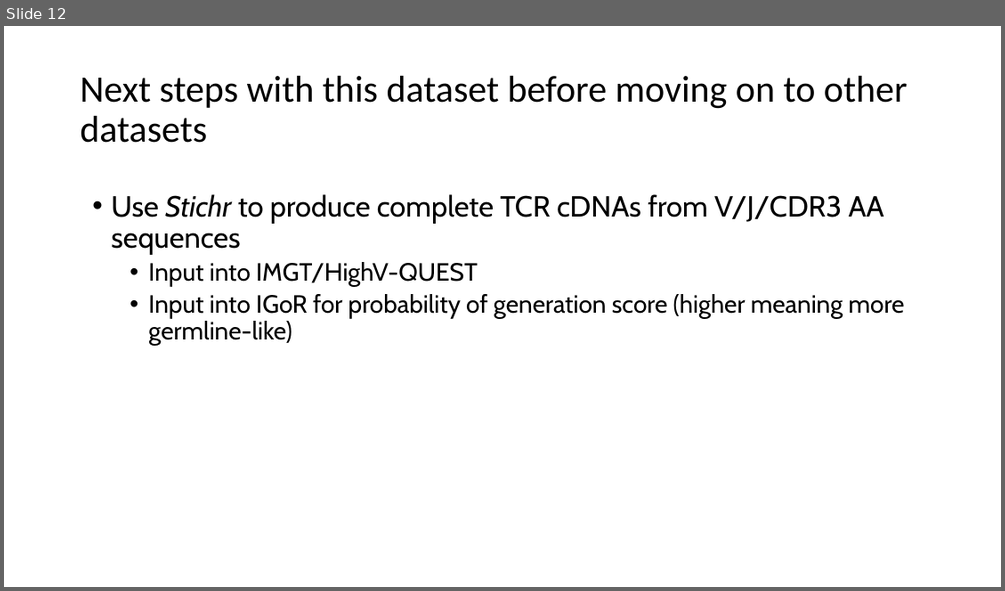
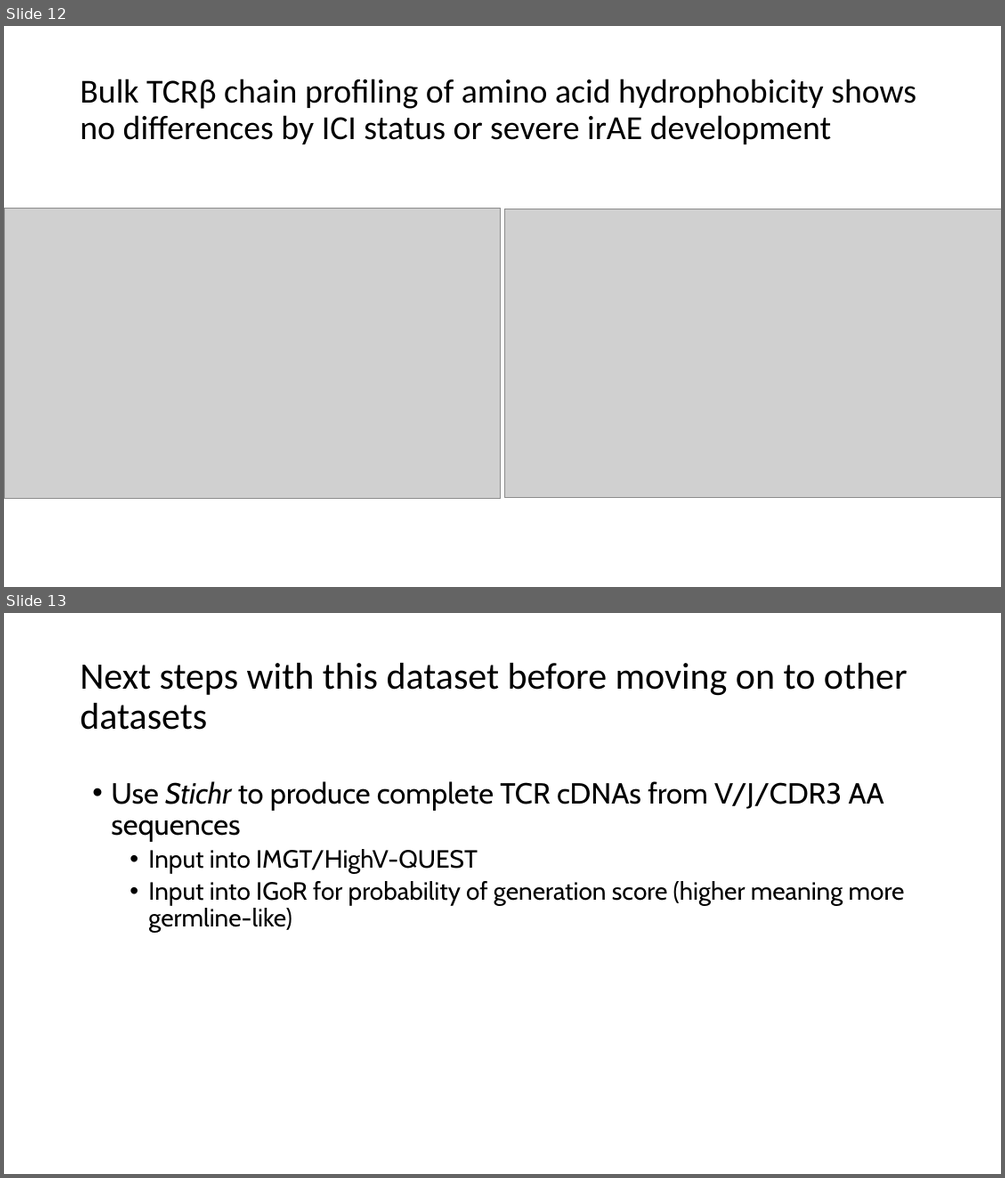
Before and after one commit to tybottorff/bottorffdocs, a slide deck: linsley_postdoc/presentations/weekly_meetings/10_12_23.pptx. Shown one above the other, each under a label of ours: slide 12 before the commit, slides 12 and 13 after it. The pictures are 1005x591 and 1005x1178 pixels, drawn with LibreOffice and Linux fonts; fonts in the diff are those of the drawing; grey boxes stand for pictures. Boxes give left, top, right and bottom in pixels: in the first picture for what was removed or moved away, otherwise in the second. Text is boxed around its words. In the diff, an @@ line names an element or a change of style, - is before the commit and + after.

```diff
--- a/linsley_postdoc/presentations/weekly_meetings/10_12_23.pptx
+++ b/linsley_postdoc/presentations/weekly_meetings/10_12_23.pptx
@@ slide 12 added at (x1=4, y1=26, x2=1001, y2=587), background #FFFFFF @@
@@ title added at (x1=80, y1=79, x2=916, y2=144), 32.4 pt, text #000000 @@
+Bulk TCRβ chain profiling of amino acid hydrophobicity shows no differences by ICI status or severe irAE development
@@ picture added at (x1=4, y1=208, x2=501, y2=498) @@
@@ picture added at (x1=505, y1=209, x2=1001, y2=498) @@
@@ what was slide 12 is now slide 13 @@
```
Also in this commit, not shown: 7 slides changed.
